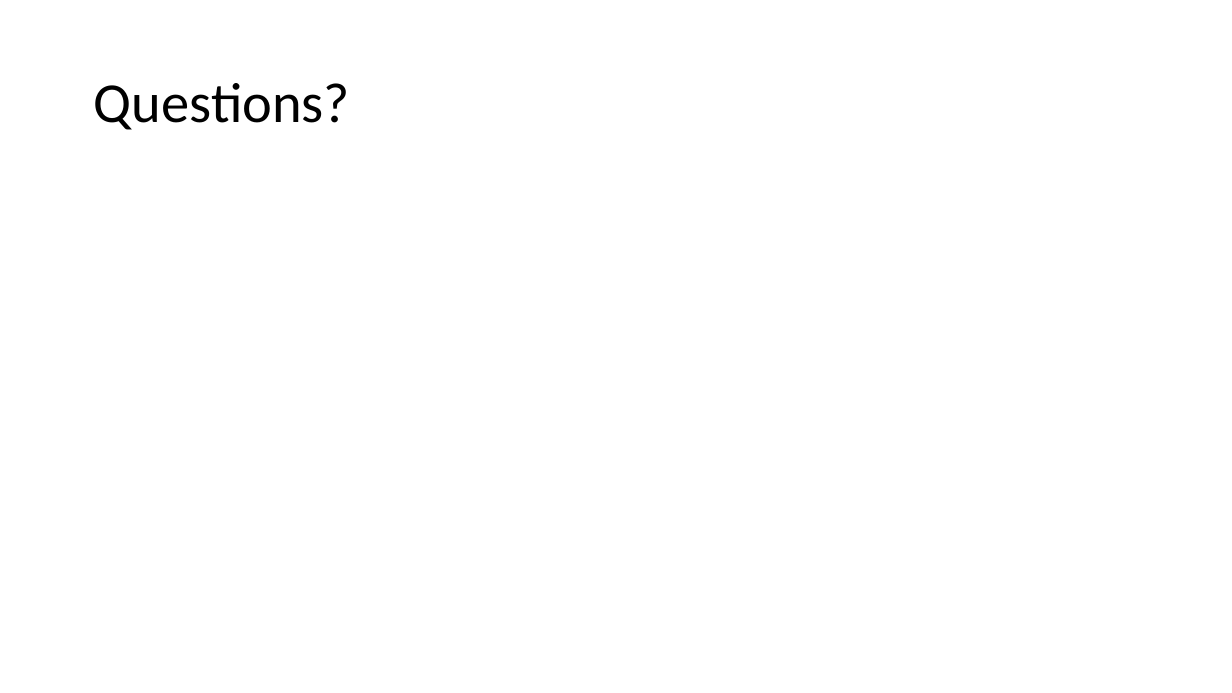
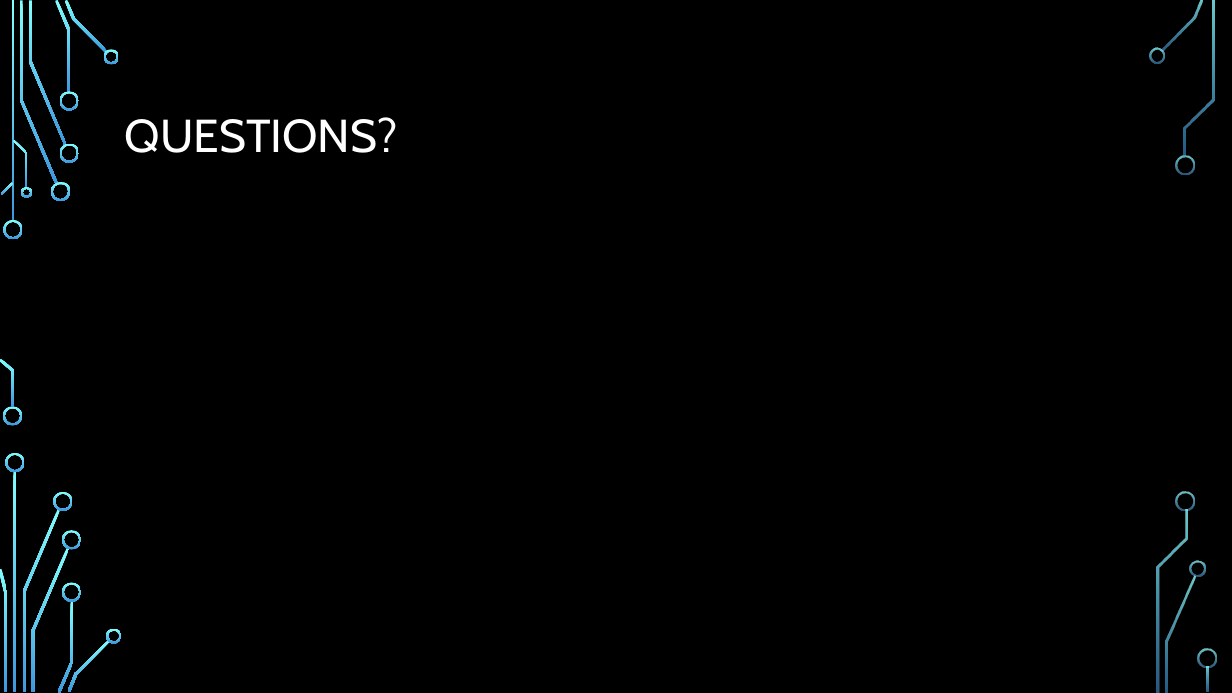
Before and after one commit to SeanMitchell1994/CS321_SP2019, a slide deck: slide 13 of report/Final Project.pptx (slide 12 before the commit). Drawn at 1232x693 pixels with LibreOffice and Linux fonts; fonts in the diff are those of the drawing; background and template pictures are left out. Boxes give left, top, right and bottom in pixels: in the first picture for what was removed or moved away, otherwise in the second. Text is boxed around its words. In the diff, an @@ line names an element or a change of style, - is before the commit and + after.

```diff
--- a/report/Final Project.pptx
+++ b/report/Final Project.pptx
@@ background #FFFFFF to picture (left out) @@
@@ title at bbox=[125, 117, 398, 153]: text changed; size 44 to 36 pt; font Calibri to Cabin; text colour #000000 to #FFFFFF @@
-Questions?
+QUESTIONS?
@@ group added at bbox=[0, 0, 1217, 693]: 33 freeform shapes, 3 rectangles @@
```
Also in this commit, not shown: 7 other slides changed, 5 slides added, 4 slides removed.
